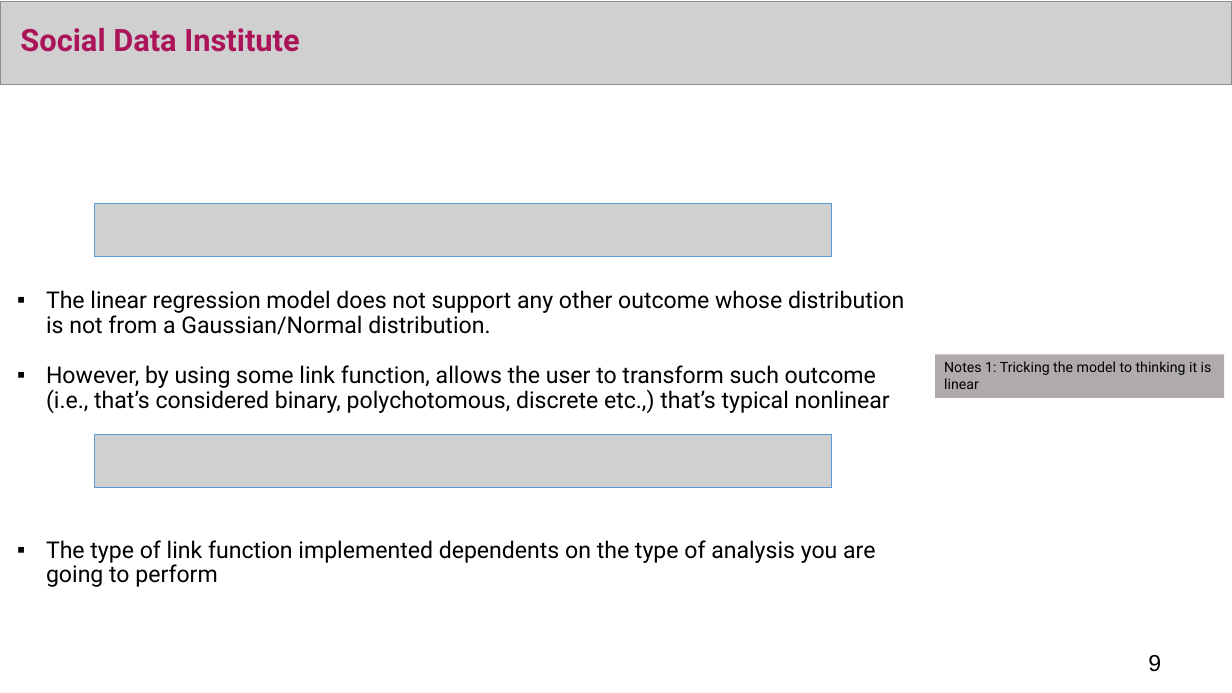
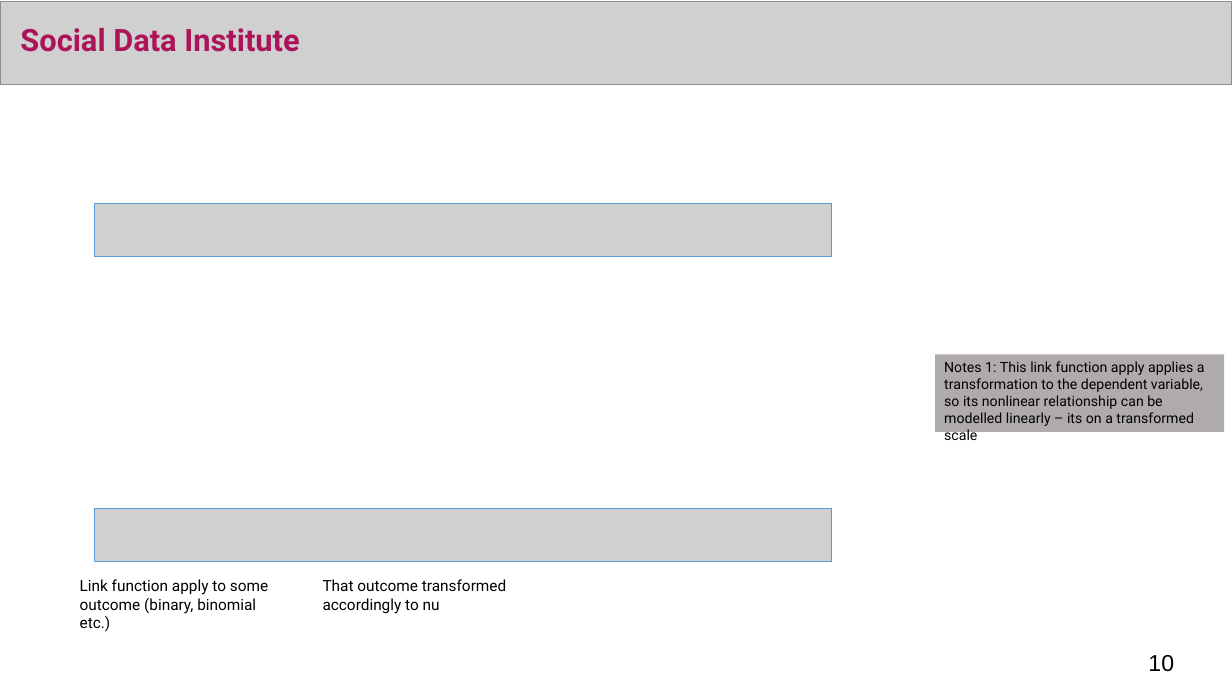
Before and after one commit to UCLPG-MSC-SGDS/UCL-SODA-CPD-RStan, a slide deck: slide 10 of Archived/2022_23/Day 2 Lecture - Bayesian Generalised Linear Regression Models.pptx (slide 9 before the commit). Drawn at 1232x693 pixels with LibreOffice and Linux fonts; fonts in the diff are those of the drawing; grey boxes stand for pictures. Boxes give left, top, right and bottom in pixels: in the first picture for what was removed or moved away, otherwise in the second. Text is boxed around its words. In the diff, an @@ line names an element or a change of style, - is before the commit and + after.

Commit message:
Apply updates to Day-3 session

```diff
--- a/Archived/2022_23/Day 2 Lecture - Bayesian Generalised Linear Regression Models.pptx
+++ b/Archived/2022_23/Day 2 Lecture - Bayesian Generalised Linear Regression Models.pptx
@@ picture added at bbox=[8, 257, 918, 600] @@
@@ text removed at bbox=[46, 290, 904, 587] @@
-▪ The linear regression model does not support any other outcome whose distribution is not from a Gaussian/Normal distribution.
-▪ However, by using some link function, allows the user to transform such outcome (i.e., that’s considered binary, polychotomous, discrete etc.,) that’s typical nonlinear
-▪ The type of link function implemented dependents on the type of analysis you are going to perform
@@ rectangle "Notes 1: This link function ...": place and size @@
-rectangle "Notes 1: This link function ..." at bbox=[935, 354, 1225, 397]
+rectangle "Notes 1: This link function ..." at bbox=[935, 354, 1225, 432]
@@ text in rectangle at bbox=[944, 361, 1205, 445]: text changed @@
-Notes 1: Tricking the model to thinking it is linear
+Notes 1: This link function apply applies a transformation to the dependent variable, so its nonlinear relationship can be modelled linearly – its on a transformed scale
@@ picture removed at bbox=[94, 434, 832, 487] @@
@@ picture added at bbox=[94, 508, 832, 561] @@
@@ text added at bbox=[80, 579, 268, 632], 12 pt, text #000000 @@
+Link function apply to some outcome (binary, binomial etc.)
@@ text added at bbox=[323, 579, 506, 614], 12 pt, text #000000 @@
+That outcome transformed
+accordingly to nu
@@ page number at bbox=[1148, 655, 1174, 672]: text changed @@
-9
+10
```
Also in this commit, not shown: 12 other slides changed, 2 slides added, 1 slide removed, 33 other files.
